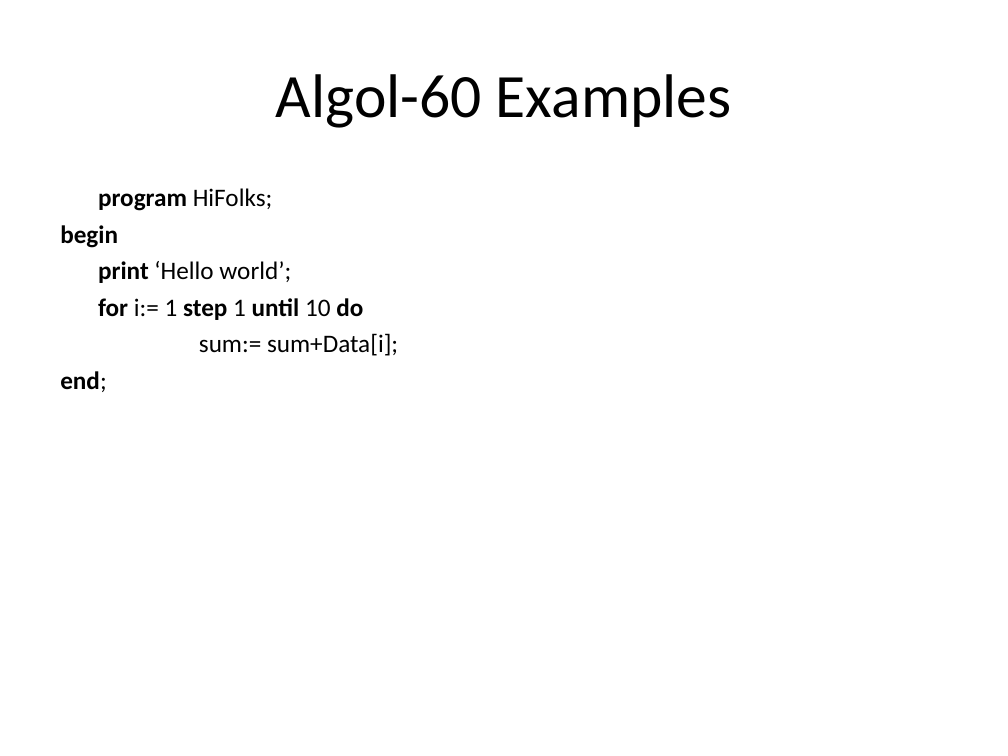
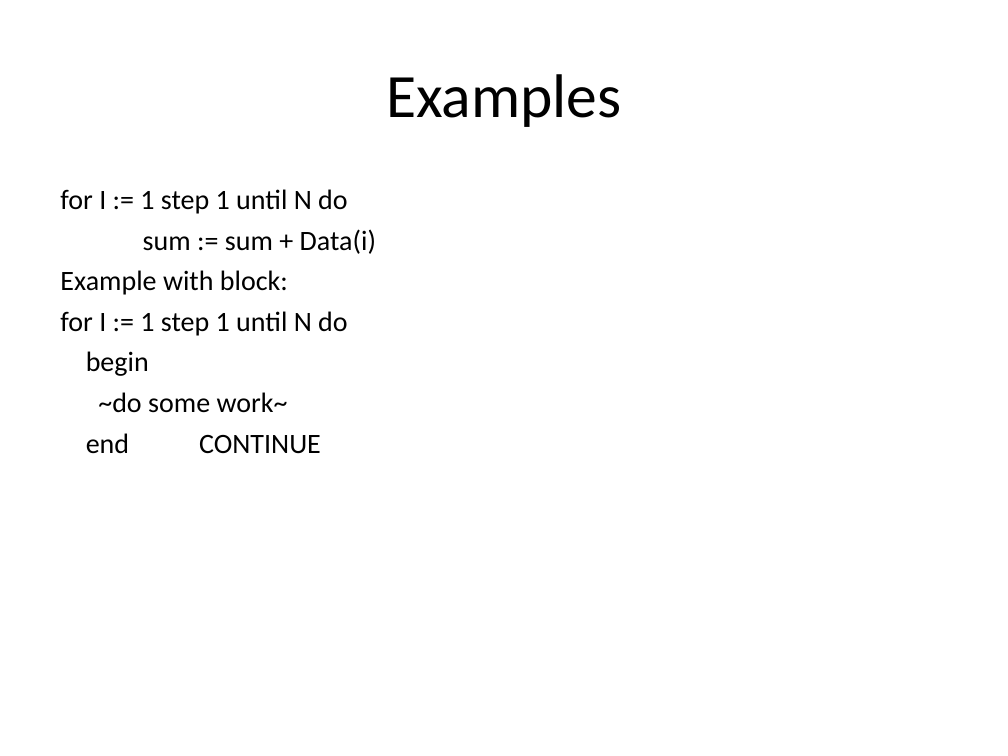
Before and after one commit to isurup/kalle-martin-group, a slide deck: slide 8 of SSE2/slides/4 Language - Martin.ppt. Drawn at 1008x756 pixels with LibreOffice and Linux fonts; fonts in the diff are those of the drawing. Boxes give left, top, right and bottom in pixels: in the first picture for what was removed or moved away, otherwise in the second. Text is boxed around its words. In the diff, an @@ line names an element or a change of style, - is before the commit and + after.

```diff
--- a/SSE2/slides/4 Language - Martin.ppt
+++ b/SSE2/slides/4 Language - Martin.ppt
@@ title at [386, 74, 621, 127]: text changed @@
-Algol-60 Examples
+Examples
@@ text at [60, 189, 376, 336]: text changed; size 18 to 20 pt @@
-program HiFolks;
+for I := 1 step 1 until N do
+sum := sum + Data(i)
+Example with block:
+for I := 1 step 1 until N do
@@ text at [86, 351, 149, 376]: size 18 to 20 pt, bold off in "begin" @@
@@ text at [86, 392, 321, 454]: text changed; size 18 to 20 pt @@
-print ‘Hello world’;
-for i:= 1 step 1 until 10 do
-sum:= sum+Data[i];
-end;
+~do some work~
+end CONTINUE
```
Also in this commit, not shown: 2 other slides changed, 4 slides added, 2 slides removed.
